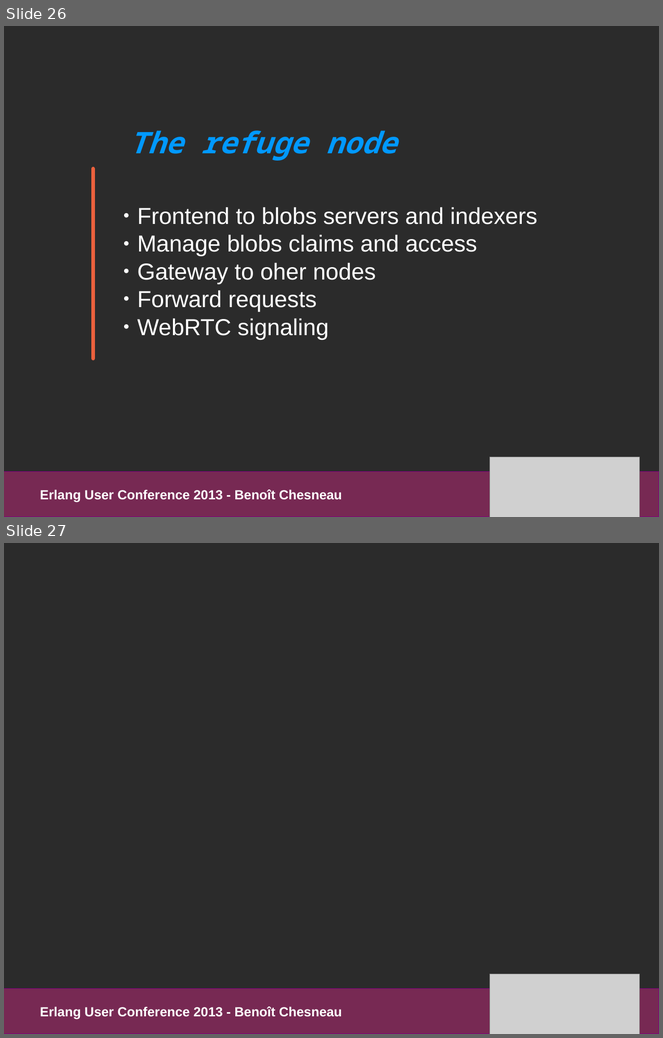
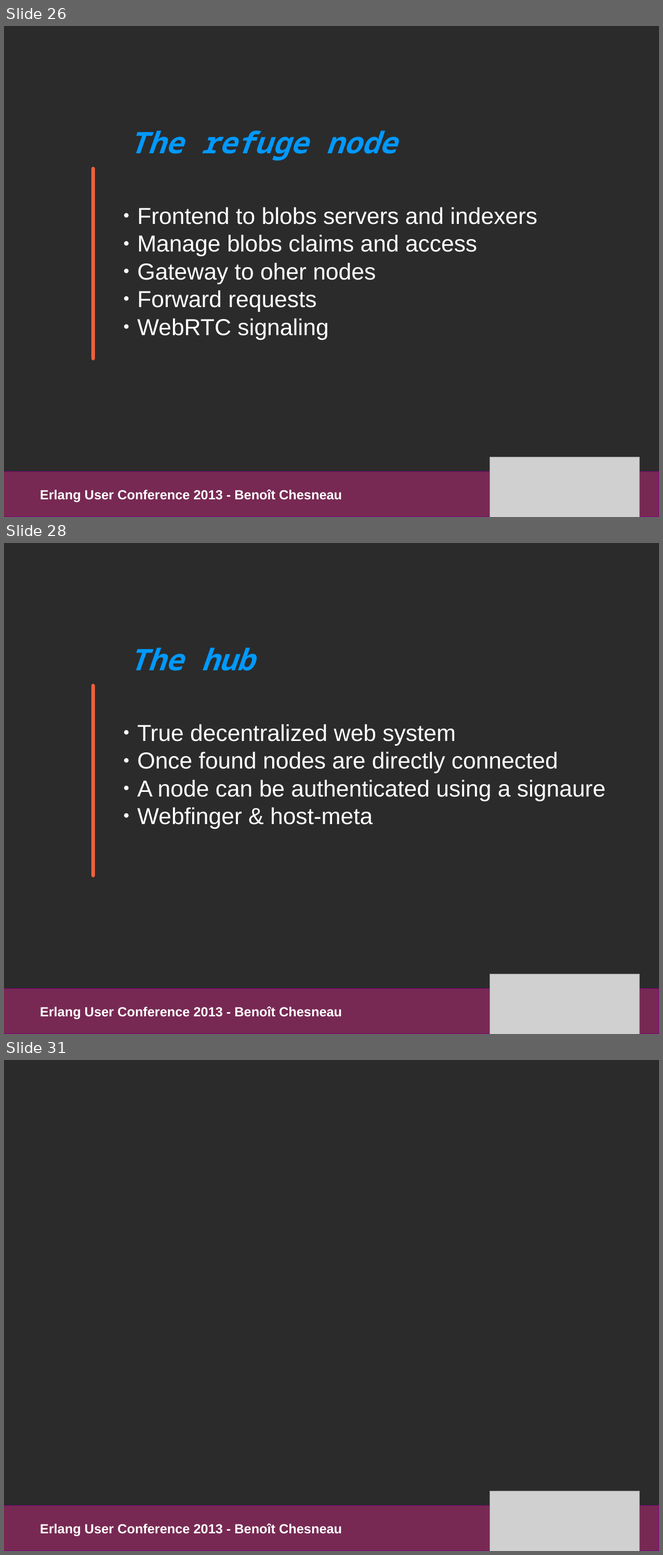
Before and after one commit to refuge/media, a slide deck: slides/pres_refuge_euc2013.odp. Shown one above the other, each under a label of ours: slides 26 and 27 before the commit, slides 26, 28 and 31 after it; the slides between them are not shown. The pictures are 663x1038 and 663x1555 pixels, drawn with LibreOffice and Linux fonts; fonts in the diff are those of the drawing; grey boxes stand for pictures; background and template pictures are left out; a plain dark background stands for a picture behind light text. Boxes give left, top, right and bottom in pixels: in the first picture for what was removed or moved away, otherwise in the second. Text is boxed around its words. In the diff, an @@ line names an element or a change of style, - is before the commit and + after.

```diff
--- a/slides/pres_refuge_euc2013.odp
+++ b/slides/pres_refuge_euc2013.odp
@@ slide 28 added at (x1=4, y1=543, x2=659, y2=1034), background picture (left out) @@
@@ text added at (x1=130, y1=648, x2=255, y2=671), 36 pt, text #0099FF, bold, italic @@
+The hub
@@ line added from (93, 685) to (93, 876), #EB613D 4.31 pt @@
@@ text added at (x1=137, y1=724, x2=606, y2=829), 28 pt, text #FFFFFF @@
+● True decentralized web system
+● Once found nodes are directly connected
+● A node can be authenticated using a signaure
+● Webfinger & host-meta
@@ picture added at (x1=490, y1=975, x2=640, y2=1034) @@
@@ rectangle added at (x1=4, y1=989, x2=659, y2=1034), fill #772953, outline #800080 0 pt @@
@@ text added at (x1=40, y1=1007, x2=342, y2=1020), 16 pt, text #FFFFFF, bold @@
+Erlang User Conference 2013 - Benoît Chesneau
@@ what was slide 27 is now slide 31 @@
```
Also in this commit, not shown: 4 other slides added, 1 other file.
